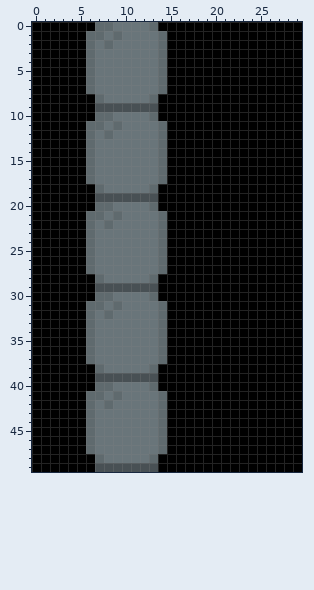
Pixel-art sprite: prototype/data/Background/Wall_side_left.png. Above: the version before the commit.
The file is 30x50 pixels. Colours within 5 levels of each other are drawn and written as one.
After:
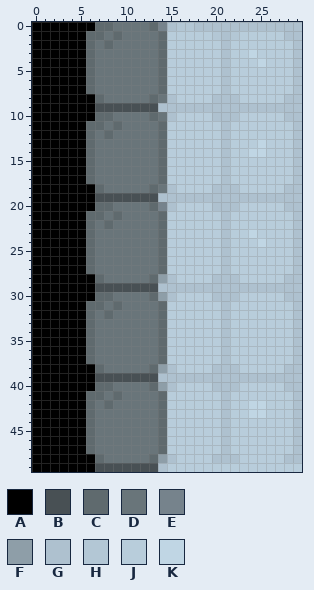
Palette (. is transparent): A #000000  B #485054  C #5f6a6e  D #69757a  E #76838c  F #8e9ea8  G #aec1cf  H #b3c7d5  J #b8cddb  K #c0d6e4
Edits made:
@@ x 12..29 @@
- 0 DCAAAAAAAAAAAAAAAA
- 1 DDCAAAAAAAAAAAAAAA
- 2 DDCAAAAAAAAAAAAAAA
- 3 DDCAAAAAAAAAAAAAAA
- 4 DDCAAAAAAAAAAAAAAA
- 5 DDCAAAAAAAAAAAAAAA
- 6 DDCAAAAAAAAAAAAAAA
- 7 DDCAAAAAAAAAAAAAAA
- 8 DCAAAAAAAAAAAAAAAA
- 9 BBAAAAAAAAAAAAAAAA
-10 DCAAAAAAAAAAAAAAAA
-11 DDCAAAAAAAAAAAAAAA
-12 DDCAAAAAAAAAAAAAAA
-13 DDCAAAAAAAAAAAAAAA
-14 DDCAAAAAAAAAAAAAAA
-15 DDCAAAAAAAAAAAAAAA
-16 DDCAAAAAAAAAAAAAAA
-17 DDCAAAAAAAAAAAAAAA
-18 DCAAAAAAAAAAAAAAAA
-19 BBAAAAAAAAAAAAAAAA
-20 DCAAAAAAAAAAAAAAAA
-21 DDCAAAAAAAAAAAAAAA
-22 DDCAAAAAAAAAAAAAAA
-23 DDCAAAAAAAAAAAAAAA
-24 DDCAAAAAAAAAAAAAAA
-25 DDCAAAAAAAAAAAAAAA
-26 DDCAAAAAAAAAAAAAAA
-27 DDCAAAAAAAAAAAAAAA
-28 DCAAAAAAAAAAAAAAAA
-29 BBAAAAAAAAAAAAAAAA
-30 DCAAAAAAAAAAAAAAAA
-31 DDCAAAAAAAAAAAAAAA
-32 DDCAAAAAAAAAAAAAAA
-33 DDCAAAAAAAAAAAAAAA
-34 DDCAAAAAAAAAAAAAAA
-35 DDCAAAAAAAAAAAAAAA
-36 DDCAAAAAAAAAAAAAAA
-37 DDCAAAAAAAAAAAAAAA
-38 DCAAAAAAAAAAAAAAAA
-39 BBAAAAAAAAAAAAAAAA
-40 DCAAAAAAAAAAAAAAAA
-41 DDCAAAAAAAAAAAAAAA
-42 DDCAAAAAAAAAAAAAAA
-43 DDCAAAAAAAAAAAAAAA
-44 DDCAAAAAAAAAAAAAAA
-45 DDCAAAAAAAAAAAAAAA
-46 DDCAAAAAAAAAAAAAAA
-47 DDCAAAAAAAAAAAAAAA
-48 DCAAAAAAAAAAAAAAAA
-49 BBAAAAAAAAAAAAAAAA
+ 0 DCEGHHGGGGGGGGGGGG
+ 1 DDCJJJJJHGHJJJJJGG
+ 2 DDCJJJJJJGJJJJJJJG
+ 3 DDCJJJJJJGJJKJJJJG
+ 4 DDCJJJJJJGJJJKJJJG
+ 5 DDCJJJJJJGJJJJJJJG
+ 6 DDCJJJJJJGJJJJJJJG
+ 7 DDCJJJJJJGJJJJJJJG
+ 8 DCDGJJJJGGGJJJJJGG
+ 9 BBGGGGGGGGGGGGGGGG
+10 DCDGJJJJGGGJJJJJGG
+11 DDCJJJJJJGJJJJJJJG
+12 DDCJJJJJJGJJJJJJJG
+13 DDCJJJJJJGJJJKJJJG
+14 DDCJJJJJJGJJKKJJJG
+15 DDCJJJJJJGJJJJJJJG
+16 DDCJJJJJJGJJJJJJJG
+17 DDCJJJJJJGJJJJJJJG
+18 DCDGJJJJGGGJJJJJGG
+19 BBGGGGGGGGGGGGGGGG
+20 DCEGJJJJGGGJJJJJGG
+21 DDCJJJJJJGJJJJJJJG
+22 DDCJJJJJJGJJJJJJJG
+23 DDCJJJJJJGJJKJJJJG
+24 DDCJJJJJJGJJJKJJJG
+25 DDCJJJJJJGJJJJJJJG
+26 DDCJJJJJJGJJJJJJJG
+27 DDCJJJJJJGJJJJJJJG
+28 DCFGJJJJGGGJJJJJGG
+29 BBGGGGGGGGGGGGGGGG
+30 DCFGJJJJGGGJJJJJGG
+31 DDCJJJJJJGJJJJJJJG
+32 DDCJJJJJJGJJJJJJJG
+33 DDCJJJJJJGJJJJJJJG
+34 DDCJJJJJJGJJJJJJJG
+35 DDCJJJJJJGJJJJJJJG
+36 DDCJJJJJJGJJJJJJJG
+37 DDCJJJJJJGJJJJJJJG
+38 DCFGJJJJGGGJJJJJGG
+39 BBGGGGGGGGGGGGGGGG
+40 DCFGJJJJGGGJJJJJGG
+41 DDCJJJJJJGJJJJJJJG
+42 DDCJJJJJJGJJKKJJJG
+43 DDCJJJJJJGJJKKJJJG
+44 DDCJJJJJJGJJJJJJJG
+45 DDCJJJJJJGJJJJJJJG
+46 DDCJJJJJJGJJJJJJJG
+47 DDCJJJJJJGJJJJJJJG
+48 DCFGJJJJGGGJJJJJGG
+49 BBGJJJJJJJJJJJJJJJ
